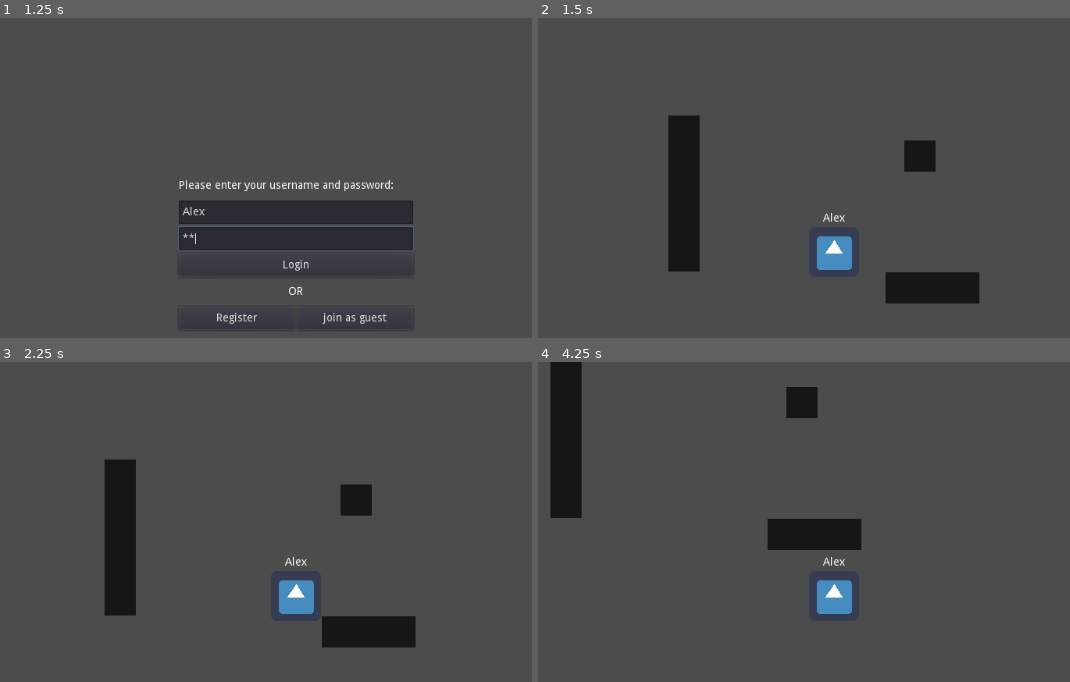
Above: before the commit, frames 1-4 (two rows, left to right).
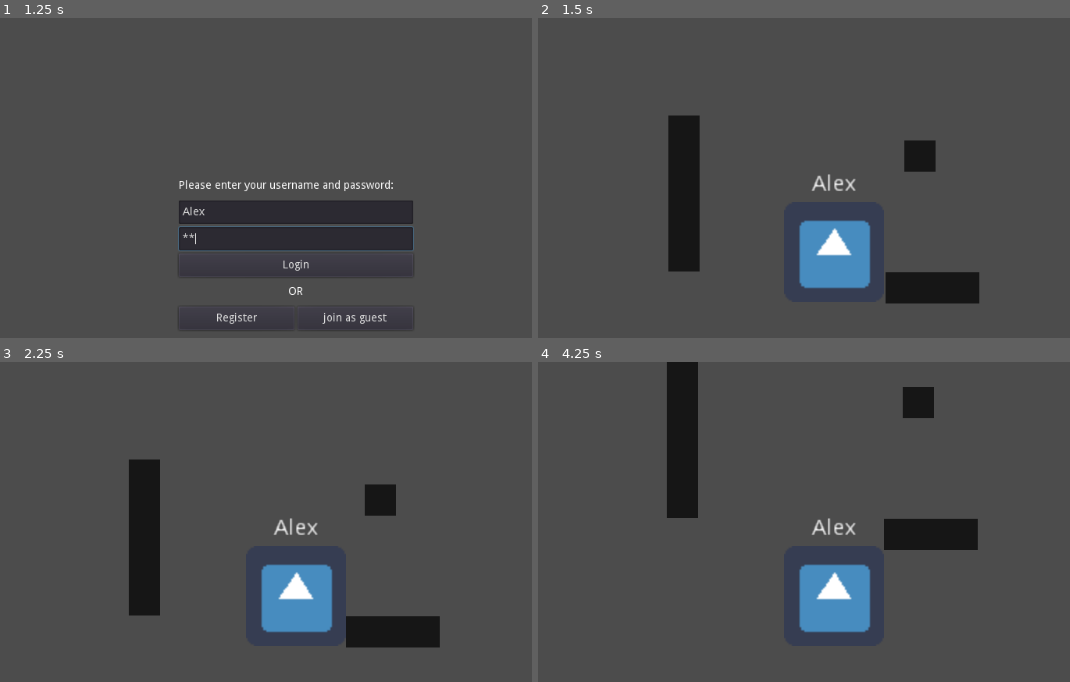
Above: after the commit, the same moments.

Repository: MinisX/Collaboration-Space
Game: Godot game, scene res://LoginScreen.tscn
Same seed, same stepped clock (60 frames per second), same inputs: the game is played once before the commit and once after it. The engine's default icon, where the game draws it, is replaced by a stand-in: a white triangle on a blue panel in a dark square.
Inputs (mouse positions are in pixels of both pictures, inside the frame that each line leads up to):
- Up to frame 1 (1.25 s): click (297, 213) at 0.52 s; type "Alex" at 0.6 s; click (297, 238) at 0.75 s; type "12" at 0.83 s
- Up to frame 2 (1.5 s): click "Login" at 1.25 s
- Up to frame 3 (2.25 s): tap Enter at 2 s; hold Right (ui_right) from 2.03 s (still down)
- Up to frame 4 (4.25 s): tap Space at 2.75 s; release Right (ui_right) at 2.78 s; hold Down (ui_down) 2.78-3.53 s; hold Right (ui_right) from 3.53 s (still down)

Frame 1 is identical in both runs. In frame 2, 2.7% of the frame differs, in the area x 49-63%, y 48-85%; in frame 3, 8.8%; in frame 4, 13%, in the area x 2-83%, y 0-85%.

Commit message:
Participant and the walls are moved into YSort node

Diff:
--- a/Main Project/MeetingSpace.gd
+++ b/Main Project/MeetingSpace.gd
@@ -1,6 +1,6 @@
 extends Node2D
 
-onready var particpant: KinematicBody2D = $Participant
+onready var particpant: KinematicBody2D = $YSort/Participant
 
 func _ready() -> void:
 	particpant.set_participant_name(Meeting.participant_name)
--- a/Main Project/MeetingSpace.tscn
+++ b/Main Project/MeetingSpace.tscn
@@ -7,16 +7,19 @@
 [node name="MeetingScene" type="Node2D"]
 script = ExtResource( 2 )
 
-[node name="Participant" parent="." instance=ExtResource( 1 )]
+[node name="YSort" type="YSort" parent="."]
+
+[node name="Participant" parent="YSort" instance=ExtResource( 1 )]
 position = Vector2( 352, 204 )
+scale = Vector2( 2, 2 )
 
-[node name="Wall" parent="." instance=ExtResource( 3 )]
+[node name="Wall" parent="YSort" instance=ExtResource( 3 )]
 position = Vector2( 160, 129 )
 scale = Vector2( 1, 5 )
 
-[node name="Wall2" parent="." instance=ExtResource( 3 )]
+[node name="Wall2" parent="YSort" instance=ExtResource( 3 )]
 position = Vector2( 462, 81 )
 
-[node name="Wall3" parent="." instance=ExtResource( 3 )]
+[node name="Wall3" parent="YSort" instance=ExtResource( 3 )]
 position = Vector2( 478, 250 )
 scale = Vector2( 3, 1 )
